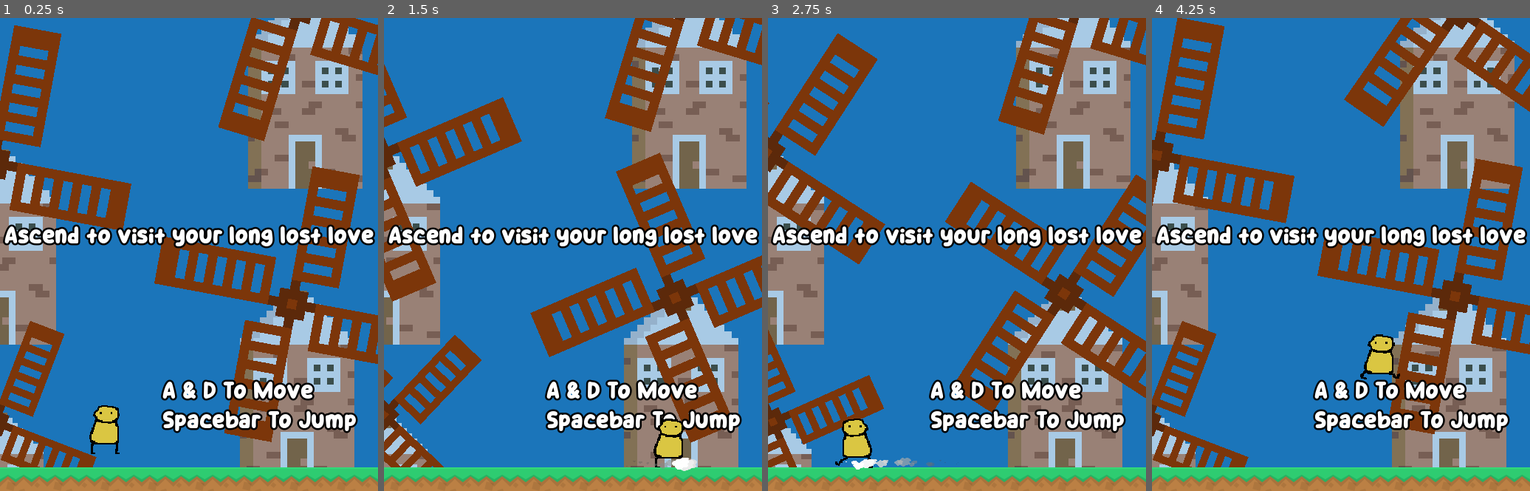
Above: before the commit, frames 1-4 (left to right).
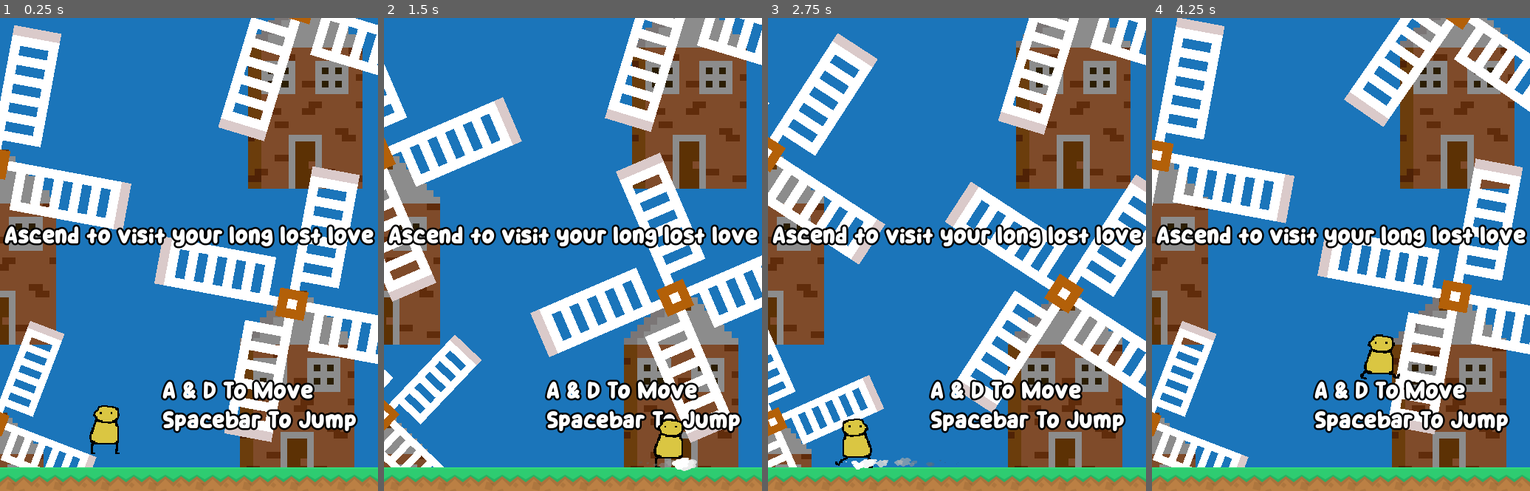
Above: after the commit, the same moments.

Repository: jerrutledge/Windmill-Eternal-Graveyard
Game: Godot game, scene res://Scenes/Levels/Space.tscn
Same seed, same stepped clock (60 frames per second), same inputs: the game is played once before the commit and once after it.
Inputs:
- Up to frame 1 (0.25 s): no input
- Up to frame 2 (1.5 s): hold D (Right) from 0.53 s (still down); tap Space (Jump) at 0.77 s
- Up to frame 3 (2.75 s): tap Space (Jump) at 1.52 s; release D (Right) at 2.03 s; hold A (Left) from 2.03 s (still down)
- Up to frame 4 (4.25 s): release A (Left) at 2.78 s; hold D (Right) from 2.78 s (still down); tap Space (Jump) at 3.02, 3.77 s

The runs differ from the first frame. In frame 1, 37% of the frame differs, in the area x 0-100%, y 0-95%; in frame 2, 35%; in frame 3, 37%; in frame 4, 37%.

Commit message:
Change default windmill look

Diff:
--- a/Scenes/Prefabs/windmill_prefab.tscn
+++ b/Scenes/Prefabs/windmill_prefab.tscn
@@ -1,7 +1,7 @@
 [gd_scene load_steps=11 format=3 uid="uid://bi0n7l4o3nbwc"]
 
 [ext_resource type="Script" uid="uid://bxa88gpoj057t" path="res://Scripts/windmill.gd" id="1_b7dde"]
-[ext_resource type="Texture2D" uid="uid://bixr4aw2kld1b" path="res://Assets/Textures/windmill_rotor_see_thru.png" id="2_mpivu"]
+[ext_resource type="Texture2D" uid="uid://cfvmdmm8hiau4" path="res://Assets/Textures/windmill_rotor_white.png" id="2_3nc81"]
 [ext_resource type="Texture2D" uid="uid://hxp3t53a5v86" path="res://Assets/millhouse.png" id="3_3nc81"]
 
 [sub_resource type="RectangleShape2D" id="RectangleShape2D_1obrl"]
@@ -56,10 +56,10 @@
 
 [node name="Windmill" type="Node2D"]
 script = ExtResource("1_b7dde")
-sprite = ExtResource("2_mpivu")
+sprite = ExtResource("2_3nc81")
 
 [node name="Sprite2D2" type="Sprite2D" parent="."]
-modulate = Color(1, 1, 1, 0.619608)
+modulate = Color(0.55, 0.55, 0.55, 1)
 position = Vector2(-4, 95)
 scale = Vector2(7, 7)
 texture = ExtResource("3_3nc81")
